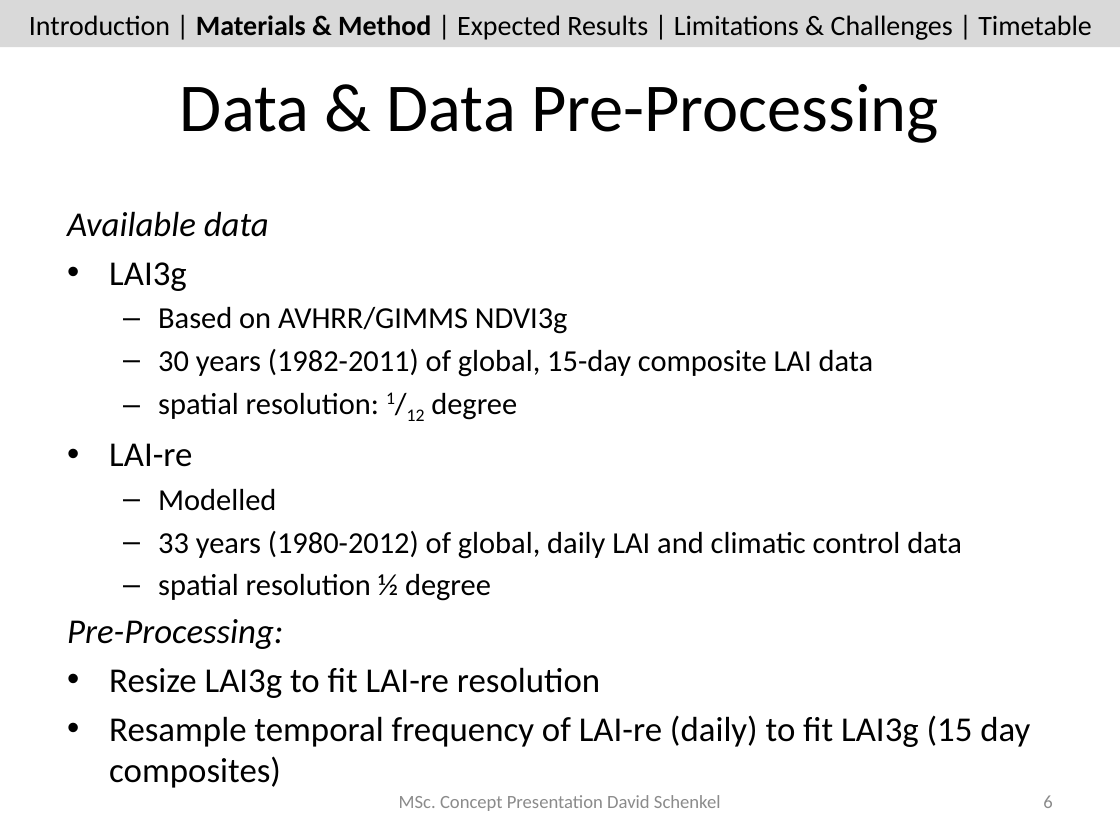
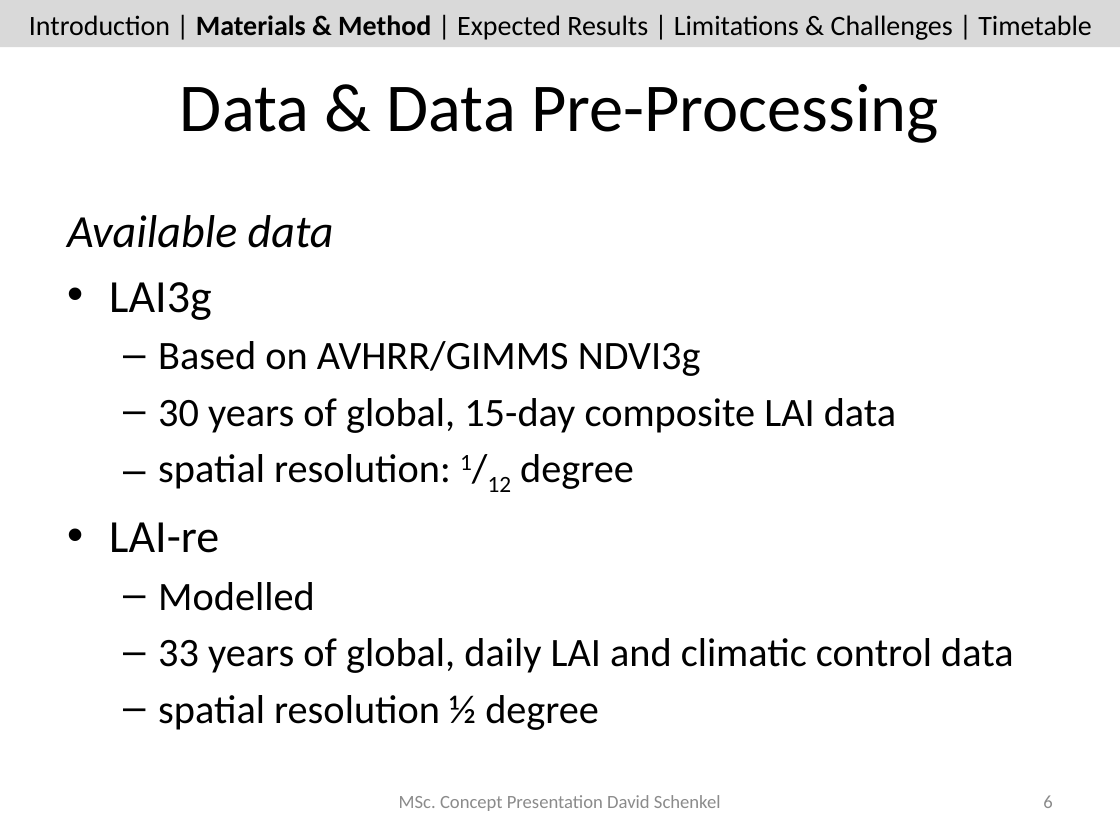
Before and after one commit to dschenkel/geo511, a slide deck: slide 6 of concept_presentation.pptx. Drawn at 1120x840 pixels with LibreOffice and Linux fonts; fonts in the diff are those of the drawing. Boxes give left, top, right and bottom in pixels: in the first picture for what was removed or moved away, otherwise in the second. Text is boxed around its words. In the diff, an @@ line names an element or a change of style, - is before the commit and + after.

Commit message:
presentation
asd

```diff
--- a/concept_presentation.pptx
+++ b/concept_presentation.pptx
@@ text at (67,215,701,730): size 22.4 to 29.6 pt in "Available data", "LAI3g", "LAI-re"; size 19.6 to 25.9 pt in "Based on AVHRR/GIMMS NDVI3g", "spatial resolution: 1/12 degree", "Modelled", "spatial resolution ½ degree"; more space between paragraphs @@
@@ text at (158,398,896,433): text changed; size 19.6 to 25.9 pt @@
-  – 30 years (1982-2011) of global, 15-day composite LAI data
+  – 30 years of global, 15-day composite LAI data
@@ text at (67,619,1030,747): paragraphs removed @@
-Pre-Processing:
-• Resize LAI3g to fit LAI-re resolution
-• Resample temporal frequency of LAI-re (daily) to fit LAI3g (15 day composites)
@@ text at (158,638,1013,673): text changed; size 19.6 to 25.9 pt @@
-  – 33 years (1980-2012) of global, daily LAI and climatic control data
+  – 33 years of global, daily LAI and climatic control data
```
Also in this commit, not shown: 2 other slides changed.
